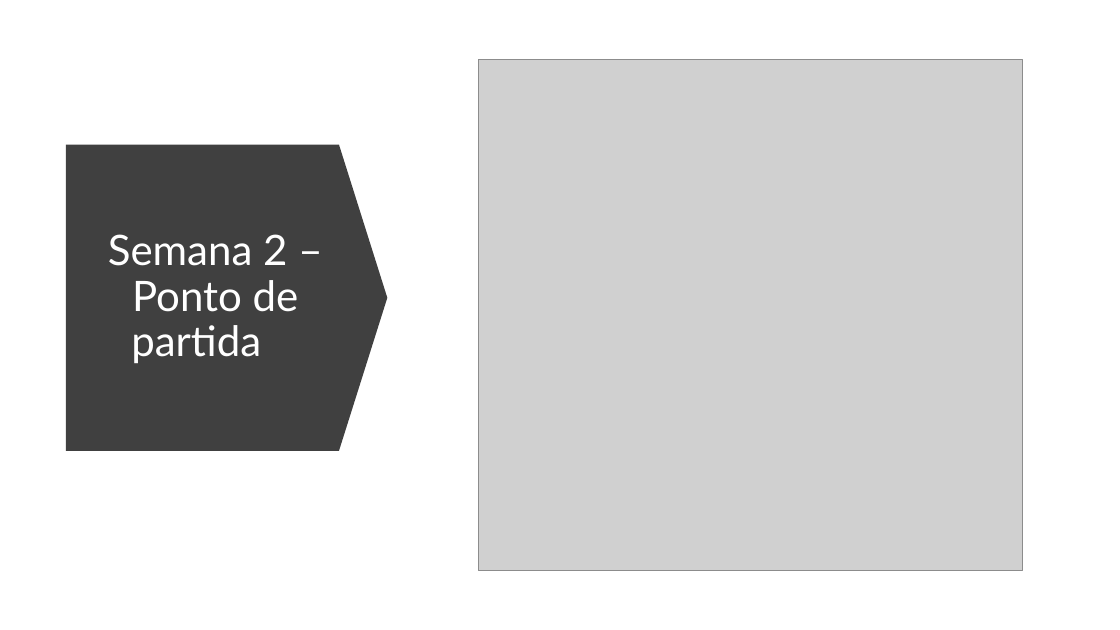
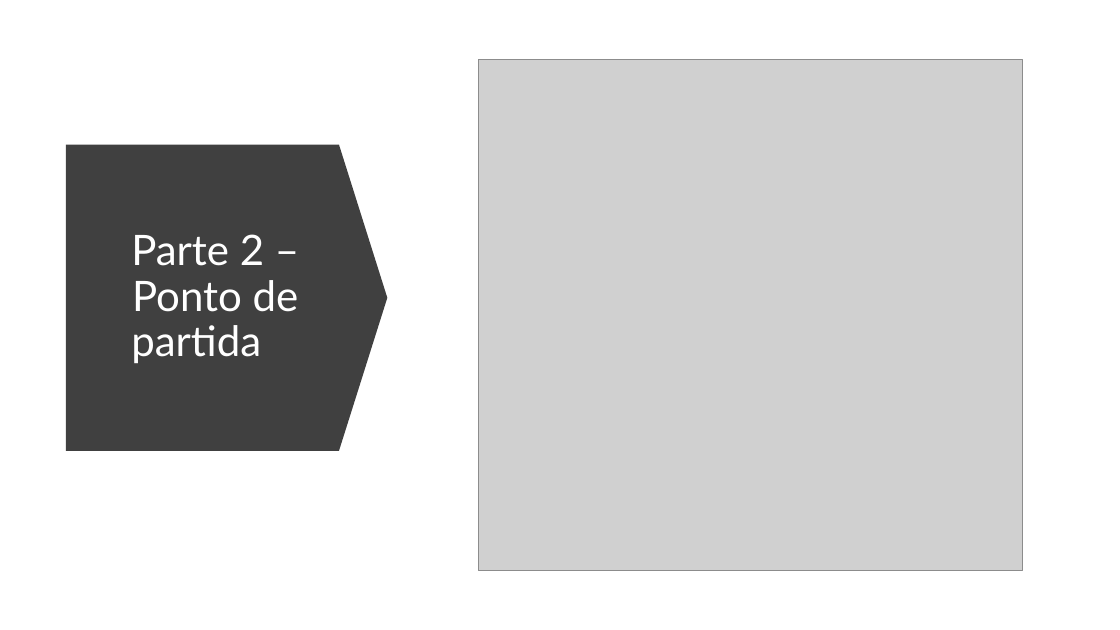
Before and after one commit to marcelomamorim/preparation-solutions-architect-associate, a slide deck: slide 1 of assets/slides/Semana2.pptx (slide 2 before the commit). Drawn at 1120x630 pixels with LibreOffice and Linux fonts; fonts in the diff are those of the drawing; grey boxes stand for pictures. Boxes give left, top, right and bottom in pixels: in the first picture for what was removed or moved away, otherwise in the second. Text is boxed around its words. In the diff, an @@ line names an element or a change of style, - is before the commit and + after.

```diff
--- a/assets/slides/Semana2.pptx
+++ b/assets/slides/Semana2.pptx
@@ title at bbox=[131, 234, 299, 363]: text changed @@
-Semana 2 – Ponto de partida
+Parte 2 – Ponto de partida
```
Also in this commit, not shown: 8 other slides changed, 4 slides removed, 19 other files.
